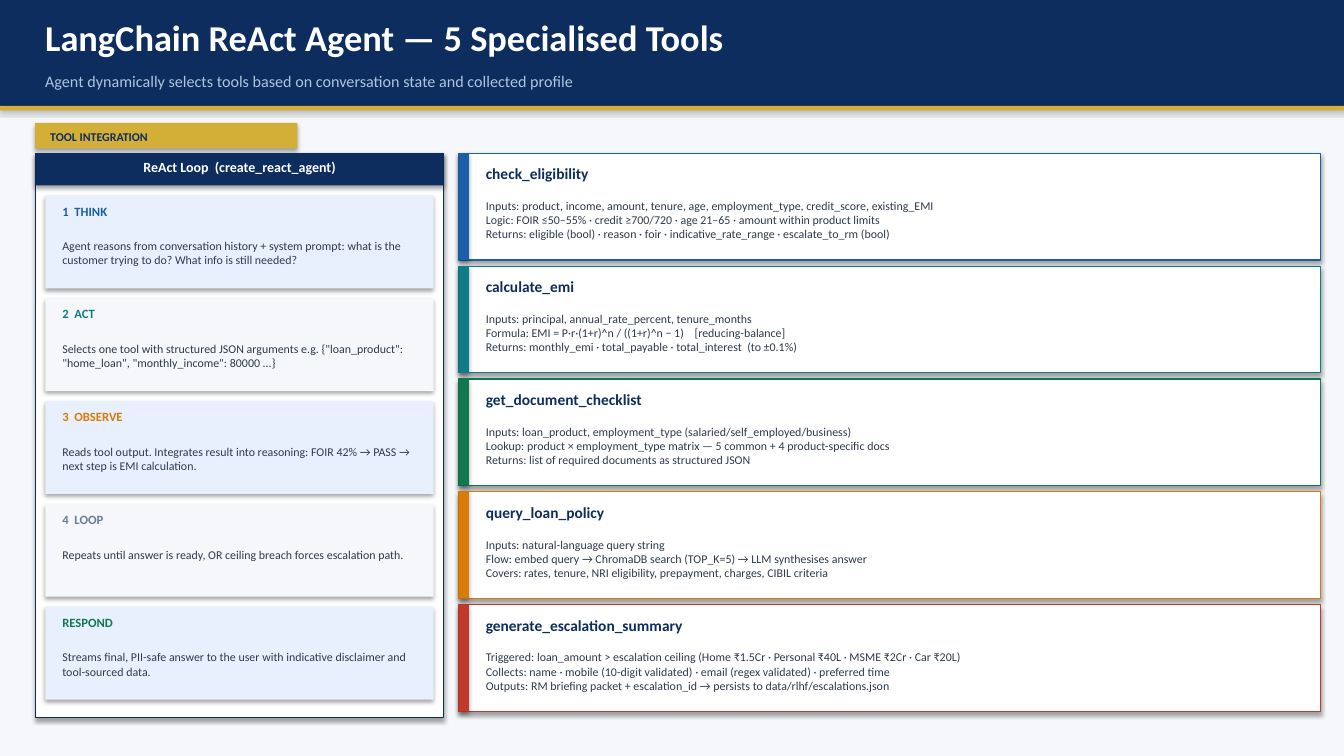
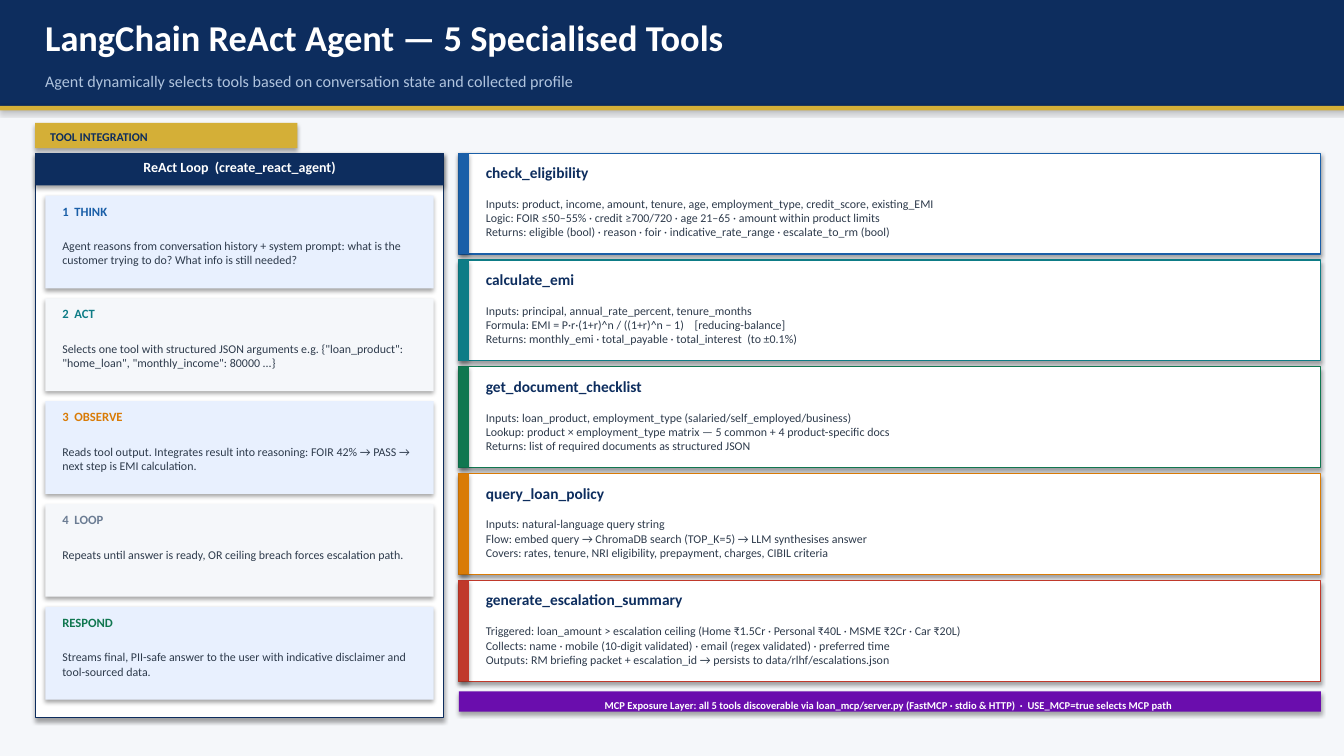
Before and after one commit to manojbansal-projects/LoanCopilot, a slide deck: slide 7 of docs/capstone_presentation.pptx. Drawn at 1344x756 pixels with LibreOffice and Linux fonts; fonts in the diff are those of the drawing. Boxes give left, top, right and bottom in pixels: in the first picture for what was removed or moved away, otherwise in the second. Text is boxed around its words. In the diff, an @@ line names an element or a change of style, - is before the commit and + after.

```diff
--- a/docs/capstone_presentation.pptx
+++ b/docs/capstone_presentation.pptx
@@ rectangle: place and size @@
-rectangle at box(459, 153, 1321, 260)
+rectangle at box(459, 153, 1321, 254)
@@ rectangle: place and size @@
-rectangle at box(459, 153, 469, 260)
+rectangle at box(459, 153, 469, 254)
@@ rectangle: place and size @@
-rectangle at box(459, 266, 1321, 373)
+rectangle at box(459, 260, 1321, 361)
@@ rectangle: place and size @@
-rectangle at box(459, 266, 469, 373)
+rectangle at box(459, 260, 469, 361)
@@ text "calculate_emi": place and size @@
-text "calculate_emi" at box(486, 281, 574, 294)
+text "calculate_emi" at box(486, 274, 574, 287)
@@ text "Inputs: principal, annual_rate_percent, tenure_months Formul ...": place and size @@
-text "Inputs: principal, annual_rate_percent, tenure_months Formul ..." at box(486, 314, 797, 353)
+text "Inputs: principal, annual_rate_percent, tenure_months Formul ..." at box(486, 306, 797, 345)
@@ rectangle: place and size @@
-rectangle at box(459, 379, 1321, 486)
+rectangle at box(459, 367, 1321, 468)
@@ rectangle: place and size @@
-rectangle at box(459, 379, 469, 486)
+rectangle at box(459, 367, 469, 468)
@@ text "get_document_checklist": place and size @@
-text "get_document_checklist" at box(486, 394, 642, 408)
+text "get_document_checklist" at box(486, 381, 642, 395)
@@ text "Inputs: loan_product, employment_type (salaried/self_employe ...": place and size @@
-text "Inputs: loan_product, employment_type (salaried/self_employe ..." at box(486, 427, 889, 466)
+text "Inputs: loan_product, employment_type (salaried/self_employe ..." at box(486, 413, 889, 452)
@@ rectangle: place and size @@
-rectangle at box(459, 492, 1321, 599)
+rectangle at box(459, 474, 1321, 575)
@@ rectangle: place and size @@
-rectangle at box(459, 492, 469, 599)
+rectangle at box(459, 474, 469, 575)
@@ text "query_loan_policy": place and size @@
-text "query_loan_policy" at box(486, 507, 604, 521)
+text "query_loan_policy" at box(486, 488, 604, 502)
@@ text "Inputs: natural-language query string Flow: ...": place and size @@
-text "Inputs: natural-language query string Flow: ..." at box(486, 540, 867, 579)
+text "Inputs: natural-language query string Flow: ..." at box(486, 519, 867, 559)
@@ rectangle: place and size @@
-rectangle at box(459, 605, 1321, 712)
+rectangle at box(459, 581, 1321, 682)
@@ rectangle: place and size @@
-rectangle at box(459, 605, 469, 712)
+rectangle at box(459, 581, 469, 682)
@@ text "generate_escalation_summary": place and size @@
-text "generate_escalation_summary" at box(486, 620, 683, 634)
+text "generate_escalation_summary" at box(486, 594, 683, 608)
@@ text "Triggered: loan_amount > escalation ceiling ...": place and size @@
-text "Triggered: loan_amount > escalation ceiling ..." at box(486, 652, 961, 692)
+text "Triggered: loan_amount > escalation ceiling ..." at box(486, 626, 961, 666)
@@ rectangle added at box(459, 692, 1321, 712), fill #6A0DAD @@
@@ text added at box(605, 701, 1172, 713), 7.5 pt, text #FFFFFF, bold @@
+MCP Exposure Layer: all 5 tools discoverable via loan_mcp/server.py (FastMCP · stdio & HTTP) · USE_MCP=true selects MCP path
```
Also in this commit, not shown: 7 other slides changed, 24 other files.
